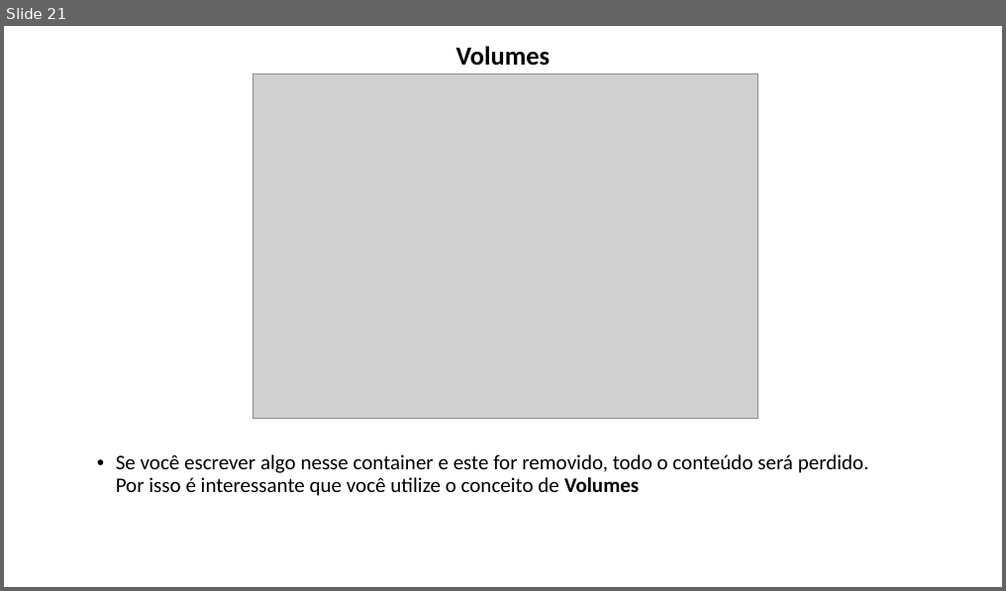
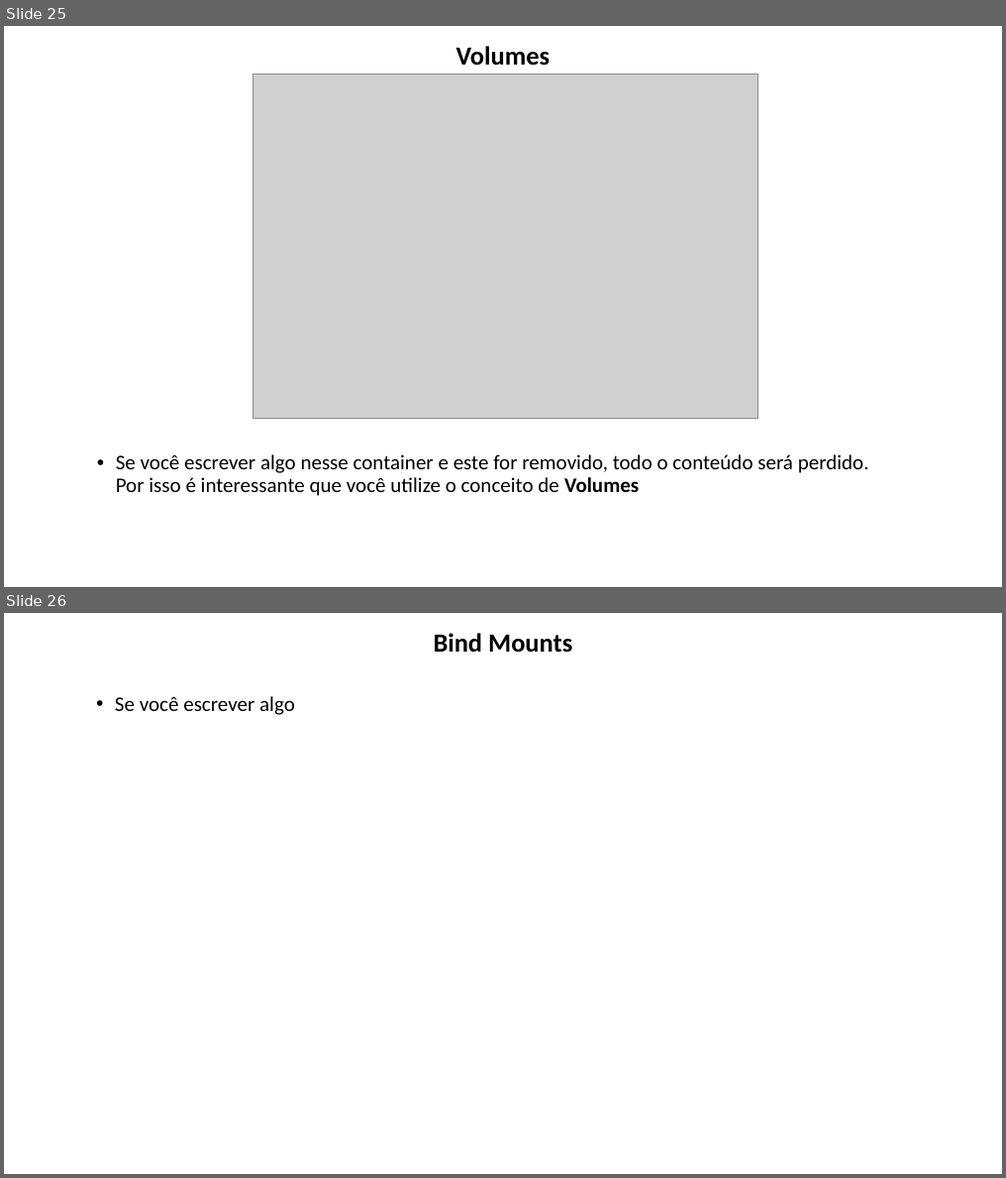
Before and after one commit to lacsousa/learning-docker, a slide deck: docs/docker-resumo.pptx. Shown one above the other, each under a label of ours: slide 21 before the commit, slides 25 and 26 after it. The pictures are 1006x591 and 1006x1178 pixels, drawn with LibreOffice and Linux fonts; fonts in the diff are those of the drawing; grey boxes stand for pictures. Boxes give left, top, right and bottom in pixels: in the first picture for what was removed or moved away, otherwise in the second. Text is boxed around its words. In the diff, an @@ line names an element or a change of style, - is before the commit and + after.

```diff
--- a/docs/docker-resumo.pptx
+++ b/docs/docker-resumo.pptx
@@ slide 26 added at [4,613,1002,1174], background #FFFFFF @@
@@ title added at [434,633,572,653], 25.2 pt, text #000000, bold @@
+Bind Mounts
@@ text added at [115,696,295,715], 20 pt, text #000000 @@
+• Se você escrever algo
@@ what was slide 21 is now slide 25 @@
```
Also in this commit, not shown: 1 slide changed, 2 other slides added.
